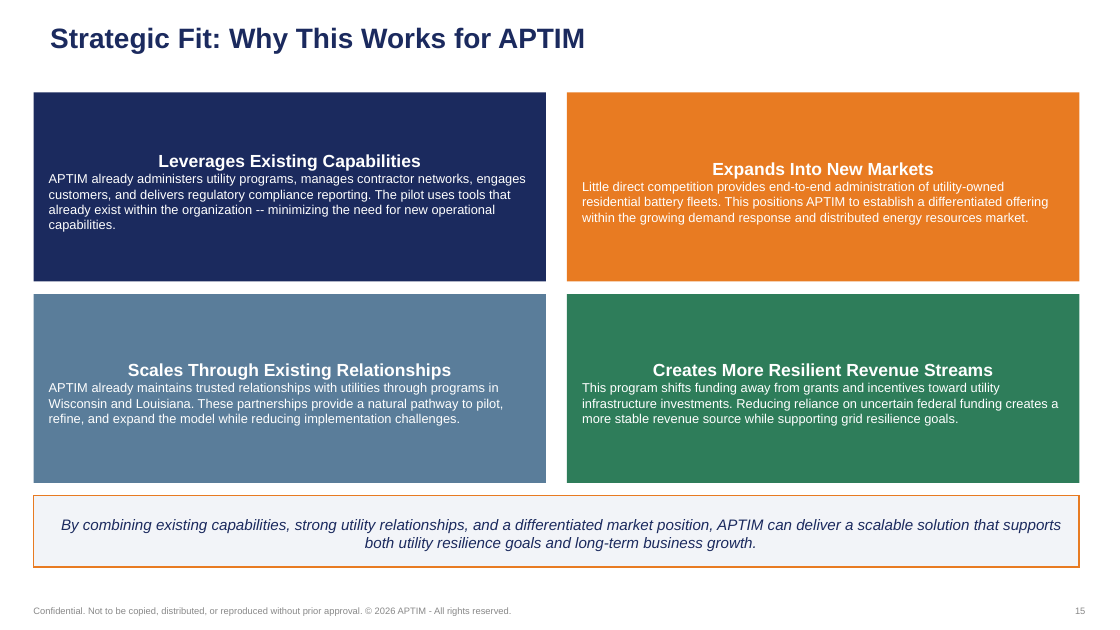
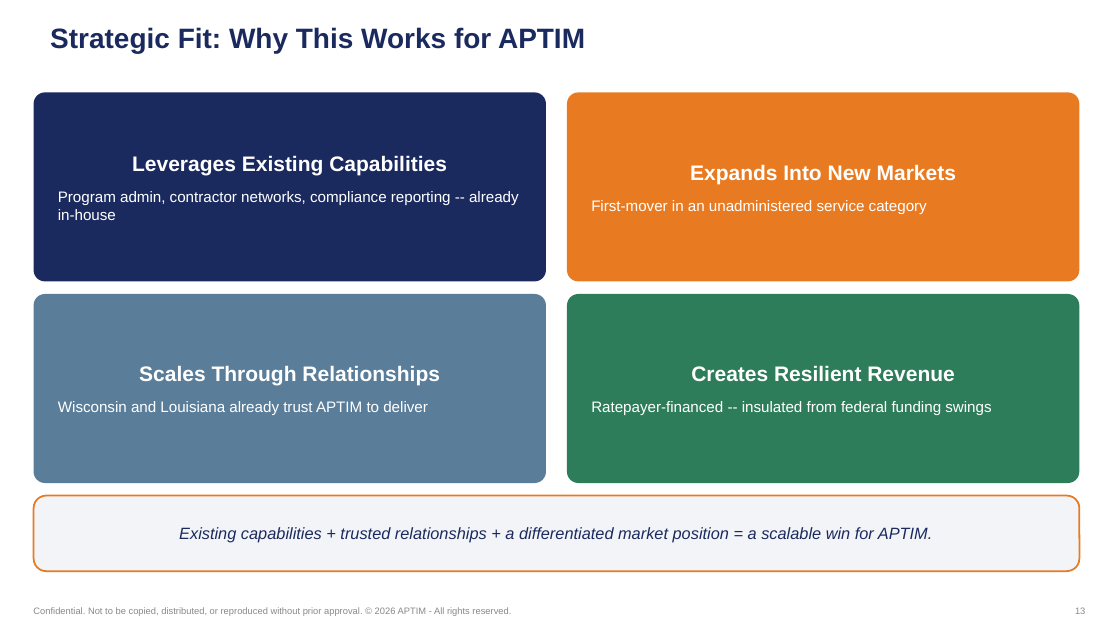
Before and after one commit to graseeuh/HERMES, a slide deck: slide 13 of Group_1_STRIVE_Presentation.pptx (slide 15 before the commit). Drawn at 1120x630 pixels with LibreOffice and Linux fonts; fonts in the diff are those of the drawing; background and template pictures are left out. Boxes give left, top, right and bottom in pixels: in the first picture for what was removed or moved away, otherwise in the second. Text is boxed around its words. In the diff, an @@ line names an element or a change of style, - is before the commit and + after.

```diff
--- a/Group_1_STRIVE_Presentation.pptx
+++ b/Group_1_STRIVE_Presentation.pptx
@@ text in rounded rectangle at bbox=[132, 155, 447, 175]: size 15 to 18 pt in "Leverages Existing Capabilities"; more space between paragraphs @@
@@ text in rounded rectangle at bbox=[690, 164, 956, 184]: size 15 to 18 pt in "Expands Into New Markets"; more space between paragraphs @@
@@ text in rounded rectangle at bbox=[58, 191, 519, 220]: text changed; size 11 to 13 pt @@
-APTIM already administers utility programs, manages contractor networks, engages customers, and delivers regulatory compliance reporting. The pilot uses tools that already exist within the organization -- minimizing the need for new operational capabilities.
+Program admin, contractor networks, compliance reporting -- already in-house
@@ text in rounded rectangle at bbox=[591, 200, 927, 214]: text changed; size 11 to 13 pt @@
-Little direct competition provides end-to-end administration of utility-owned residential battery fleets. This positions APTIM to establish a differentiated offering within the growing demand response and distributed energy resources market.
+First-mover in an unadministered service category
@@ text in rounded rectangle at bbox=[58, 366, 440, 415]: text changed; size 11 to 13 pt @@
-Scales Through Existing Relationships
-APTIM already maintains trusted relationships with utilities through programs in Wisconsin and Louisiana. These partnerships provide a natural pathway to pilot, refine, and expand the model while reducing implementation challenges.
+Scales Through Relationships
+Wisconsin and Louisiana already trust APTIM to deliver
@@ text in rounded rectangle at bbox=[591, 365, 991, 415]: text changed; size 11 to 13 pt @@
-Creates More Resilient Revenue Streams
-This program shifts funding away from grants and incentives toward utility infrastructure investments. Reducing reliance on uncertain federal funding creates a more stable revenue source while supporting grid resilience goals.
+Creates Resilient Revenue
+Ratepayer-financed -- insulated from federal funding swings
@@ rectangle to rounded rectangle in 5 elements at bbox=[34, 92, 546, 281], bbox=[567, 92, 1080, 281], bbox=[34, 294, 546, 483], bbox=[567, 294, 1080, 483], bbox=[34, 496, 1080, 571] @@
@@ rounded rectangle "Existing capabilities + trusted relationships ...": place and size @@
-rounded rectangle "Existing capabilities + trusted relationships ..." at bbox=[34, 496, 1080, 567]
+rounded rectangle "Existing capabilities + trusted relationships ..." at bbox=[34, 496, 1080, 571]
@@ text in rounded rectangle at bbox=[179, 527, 932, 543]: text changed; size 13 to 14 pt @@
-By combining existing capabilities, strong utility relationships, and a differentiated market position, APTIM can deliver a scalable solution that supports both utility resilience goals and long-term business growth.
+Existing capabilities + trusted relationships + a differentiated market position = a scalable win for APTIM.
```
Also in this commit, not shown: 7 other slides changed, 2 slides added, 4 slides removed.
